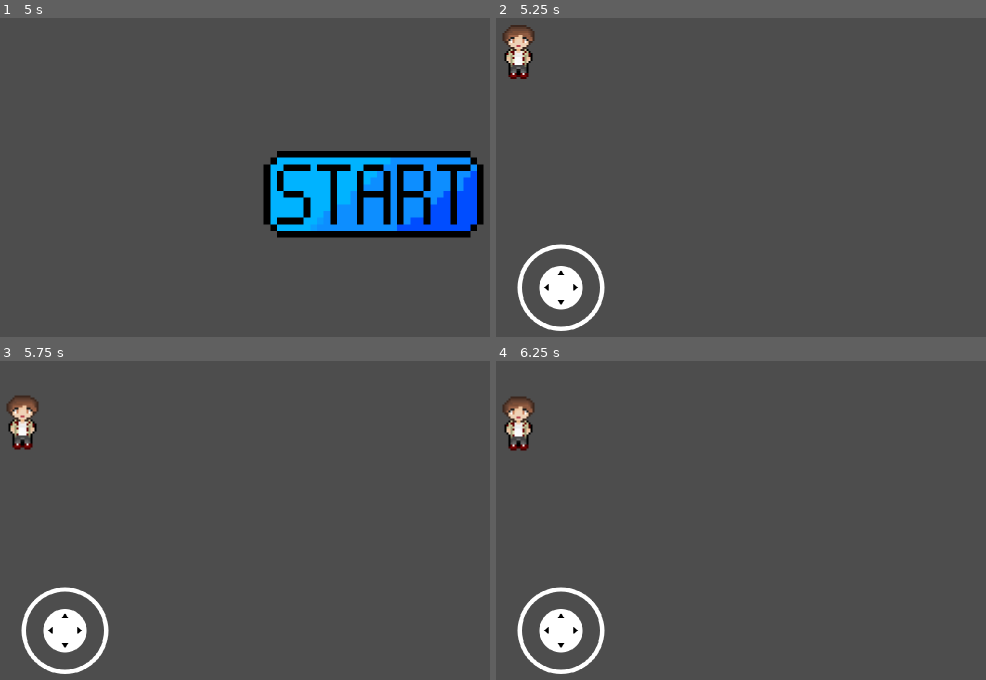
Above: before the commit, frames 1-4 (two rows, left to right).
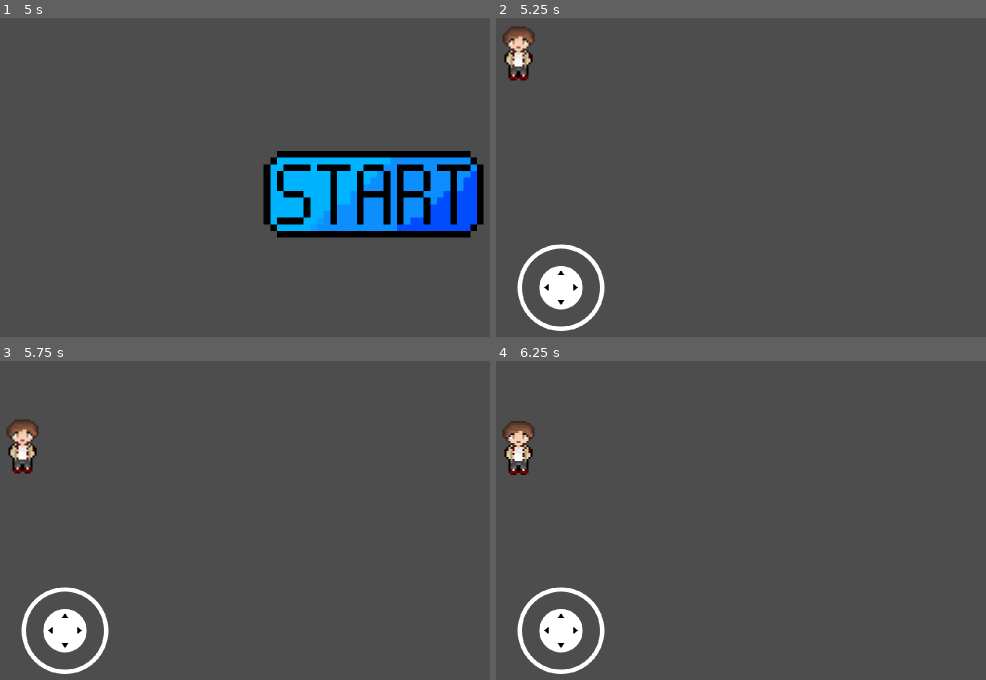
Above: after the commit, the same moments.

Repository: FelixSalim/RevitalizationOfElyoris
Game: Godot game, scene res://MainMenu.tscn
Two runs of this game, one before a commit and one after it. Both use one fixed random seed, a clock stepped at 60 frames per second and the inputs below.
Inputs (mouse positions are in pixels of both pictures, inside the frame that each line leads up to):
- Up to frame 1 (5 s): tap Enter at 0.5, 2, 3.5 s; move the mouse to (outside the picture) at 0.52 s; hold Right (ui_right) 0.53-1.25 s; click (outside the picture) at 0.67 s; tap Space at 1.25, 2.75, 4.25 s; drag from (215, 215) to (333, 270) at 1.27 s; move the mouse to (455, 120) at 2.02 s; hold Right (ui_right) 2.03-2.75 s; drag from (333, 270) to (137, 142) at 2.77 s; move the mouse to (outside the picture) at 3.52 s; hold Left (ui_left) 3.53-4.25 s; drag from (137, 142) to (254, 107) at 4.27 s
- Up to frame 2 (5.25 s): move the mouse to (912, 196) at 5.02 s; hold Down (ui_down) from 5.03 s (still down); click (912, 196) at 5.17 s
- Up to frame 3 (5.75 s): keep holding Down (ui_down)
- Up to frame 4 (6.25 s): release Down (ui_down) at 5.75 s; drag from (750, 450) to (711, 558) at 5.77 s

Frame 1 is identical in both runs. In frame 2, 0.4% of the frame differs, in the area x 1-8%, y 2-20%; in frame 3, 1.2%; in frame 4, 1.2%, in the area x 1-8%, y 11-36%.

Commit message:
feat: added character sprite

Diff:
--- a/Player/Player.gd
+++ b/Player/Player.gd
@@ -8,7 +8,7 @@
 var stateManager
 
 # Character Speed
-var speed = 10000
+var speed = 300
 
 # Initiates State Manager, Set Initial State to Idle
 func _ready():
@@ -16,7 +16,7 @@
 	change_moving_state("idle")
 
 # Process User Input
-func get_input(delta):
+func get_input():
 	# Reset velocity
 	velocity = Vector2()
 
@@ -31,11 +31,11 @@
 		move_down()
 
 	# Update Velocity
-	velocity = velocity.normalized() * speed * delta
+	velocity = velocity.normalized() * speed
 
 # Get Input and Move Player Each Frame
 func _process(delta):
-	get_input(delta)
+	get_input()
 	move_and_slide()
 
 # Movement Handling (Handled in the individual state class like RunState and IdleState)
Not shown: 1 places in Player/Player.tscn that only renumber resources
